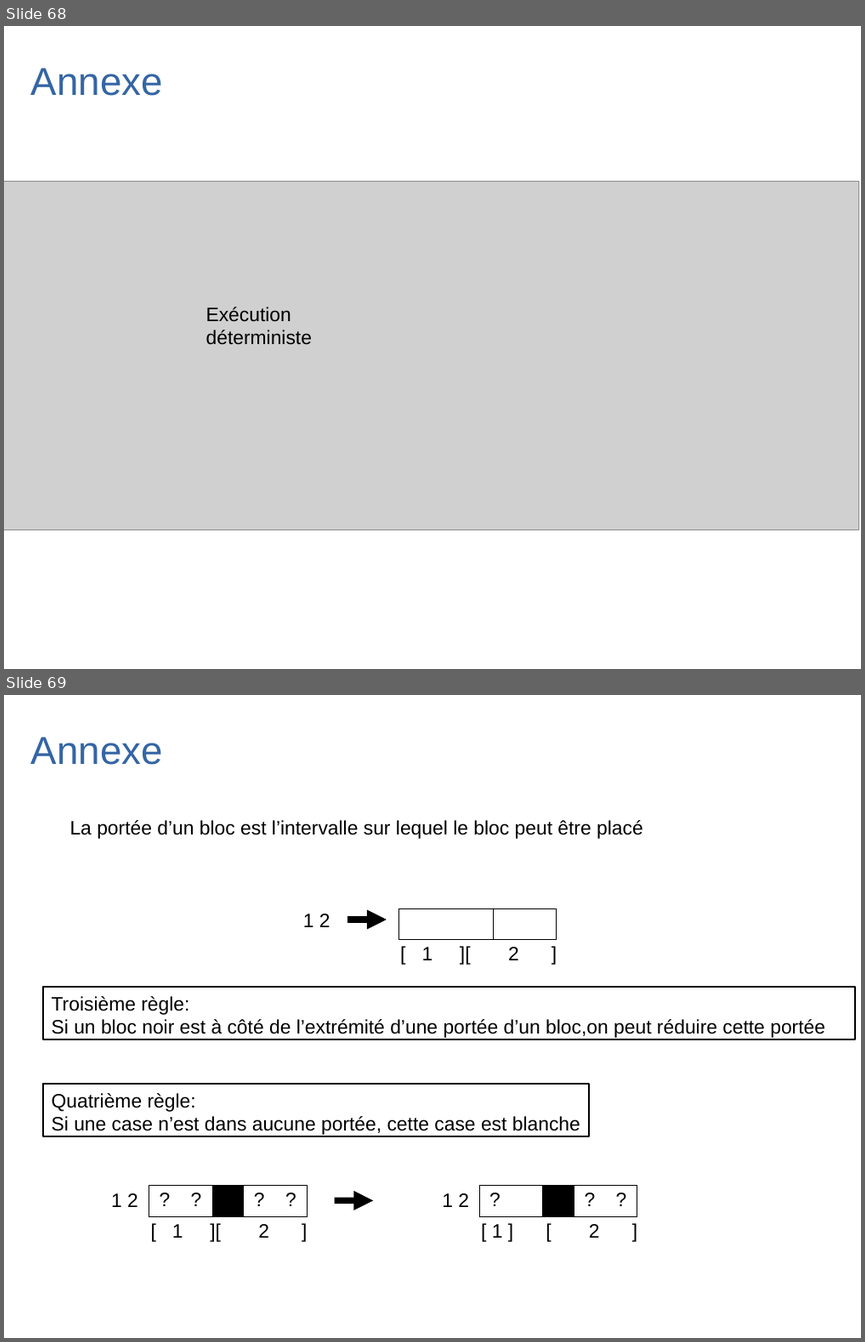
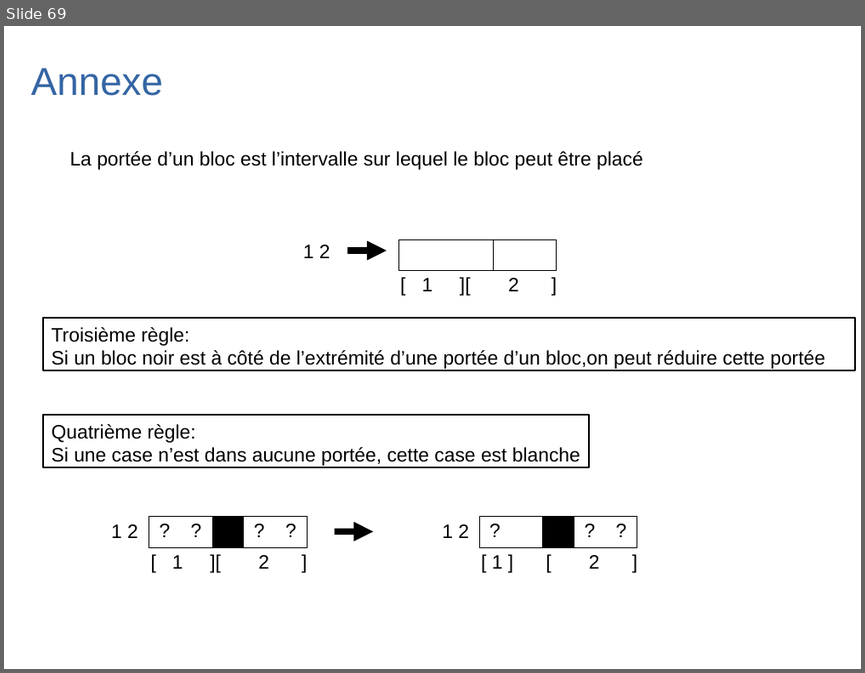
Before and after one commit to Bar0lg/TIPE_Project_Picross, a slide deck: DIAPO_TIPE_V3.odp. Shown one above the other, each under a label of ours: slides 68 and 69 before the commit, slide 69 after it. The pictures are 865x1342 and 865x673 pixels, drawn with LibreOffice and Linux fonts; fonts in the diff are those of the drawing; grey boxes stand for pictures. Boxes give left, top, right and bottom in pixels: in the first picture for what was removed or moved away, otherwise in the second. Text is boxed around its words. In the diff, an @@ line names an element or a change of style, - is before the commit and + after.

```diff
--- a/DIAPO_TIPE_V3.odp
+++ b/DIAPO_TIPE_V3.odp
@@ slide 68 removed at (4,26,861,669), background #FFFFFF @@
@@ text removed at (31,68,163,96) @@
-Annexe
@@ picture removed at (4,182,859,530) @@
@@ text removed at (206,306,312,345) @@
-Exécution
-déterministe
```
Also in this commit, not shown: 7 slides changed, 2 slides added, 1 other slide removed, 13 other files.
